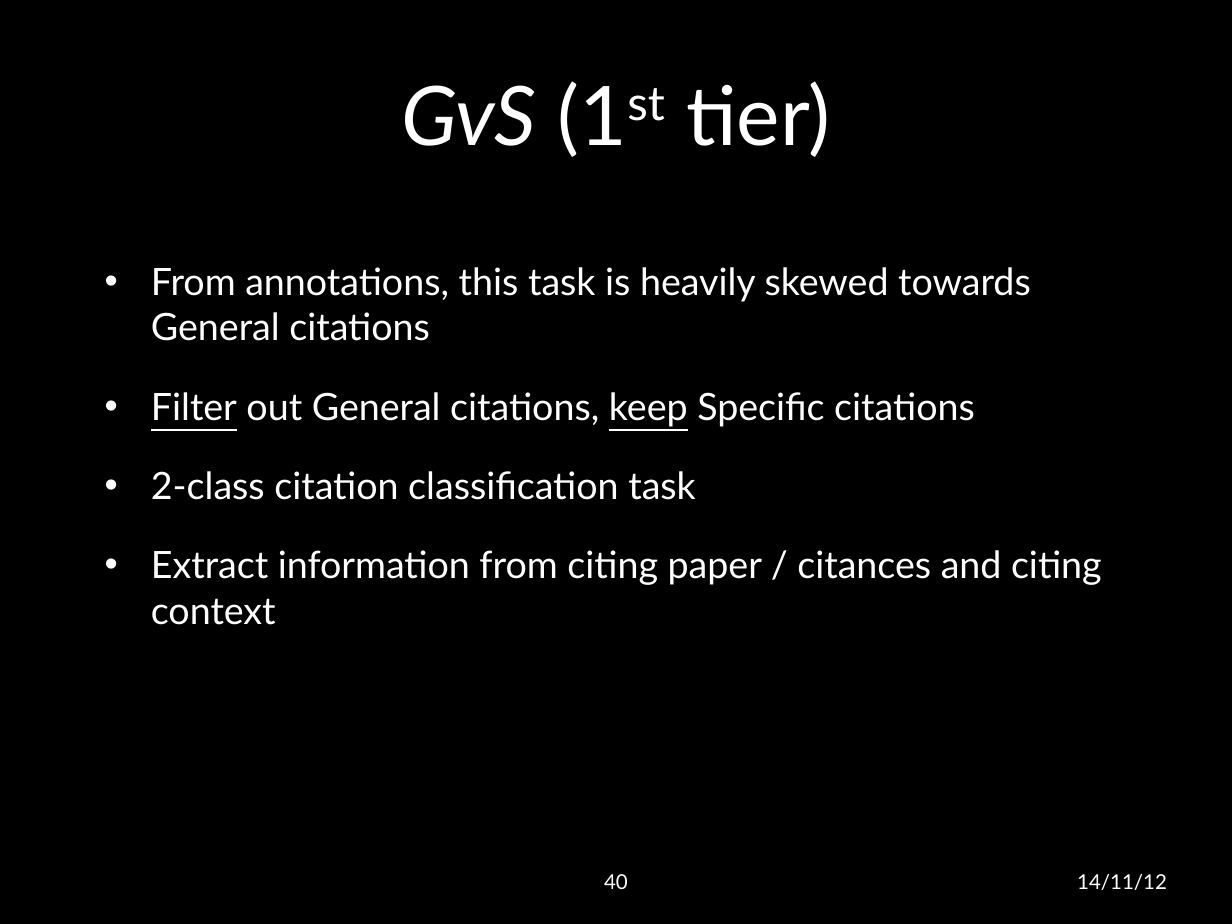
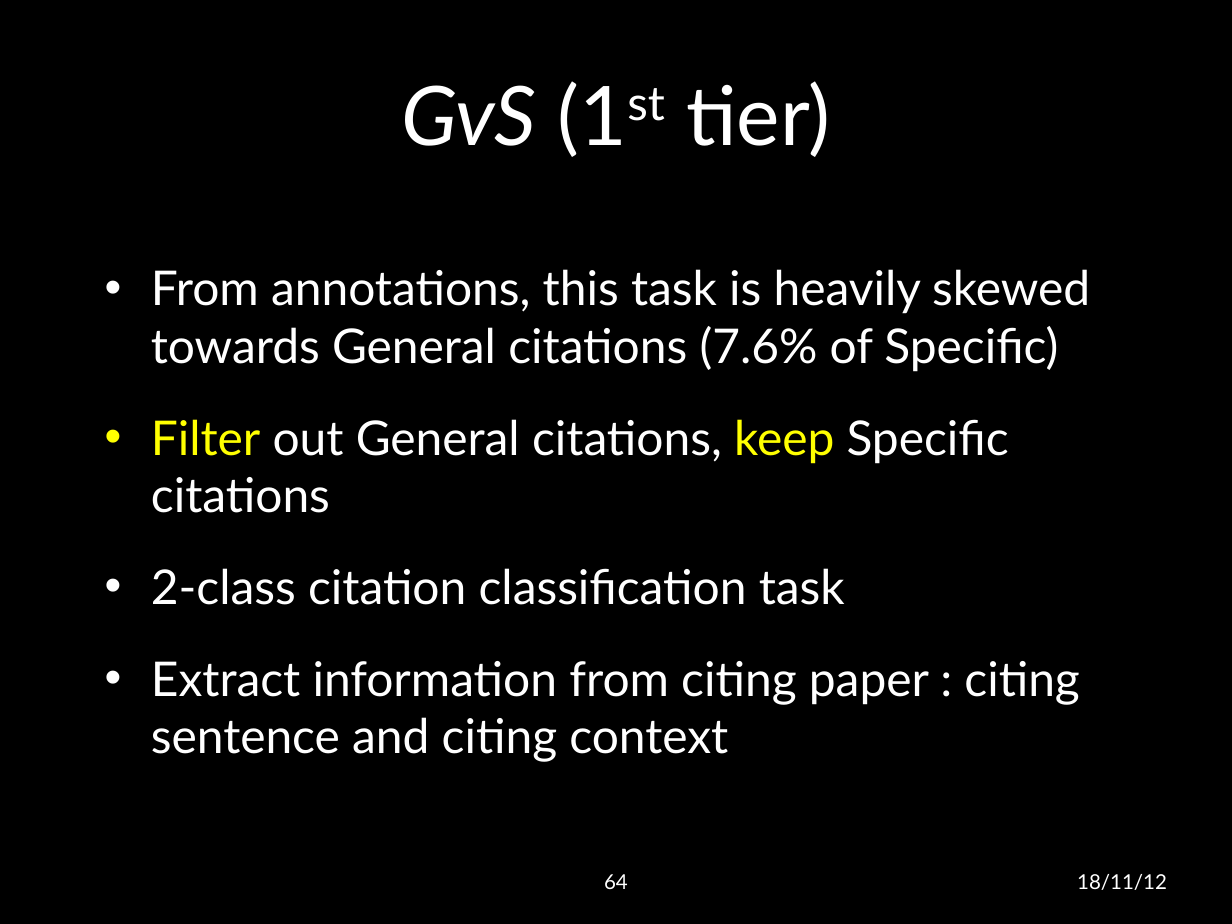
Before and after one commit to lwheng/fyp, a slide deck: slide 64 of presentation/final presentation.pptx (slide 40 before the commit). Drawn at 1232x924 pixels with LibreOffice and Linux fonts; fonts in the diff are those of the drawing; background and template pictures are left out. Boxes give left, top, right and bottom in pixels: in the first picture for what was removed or moved away, otherwise in the second. Text is boxed around its words. In the diff, an @@ line names an element or a change of style, - is before the commit and + after.

```diff
--- a/presentation/final presentation.pptx
+++ b/presentation/final presentation.pptx
@@ text at box(151, 269, 1090, 372): text changed; size 22 to 28 pt @@
-• From annotations, this task is heavily skewed towards General citations
+• From annotations, this task is heavily skewed towards General citations (7.6% of Specific)
@@ text at box(151, 419, 1009, 605): size 22 to 28 pt in "Filter out General citations, keep Specific citations", "2-class citation classification task"; text colour #FFFFFF to #FFFF00, underline off in "Filter keep" @@
@@ text at box(151, 661, 1079, 762): text changed; size 22 to 28 pt @@
-• Extract information from citing paper / citances and citing context
+• Extract information from citing paper : citing sentence and citing context
@@ page number at box(604, 874, 628, 889): text changed @@
-40
+64
@@ text at box(1077, 874, 1167, 890): text changed @@
-14/11/12
+18/11/12
```
Also in this commit, not shown: 58 other slides changed, 31 slides added, 4 slides removed.
